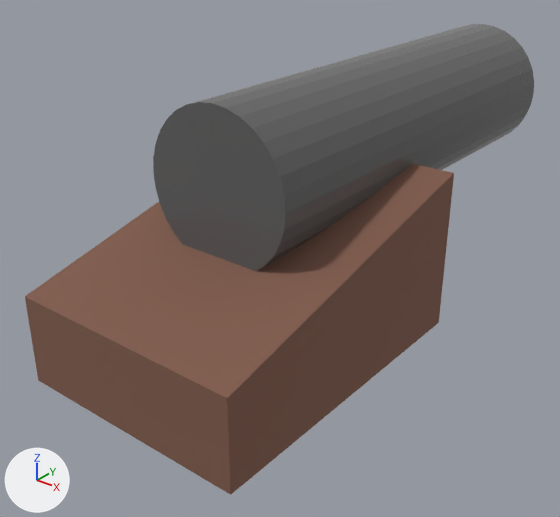
What one commit did to the Blender file blender/cannon.blend.
Both versions are drawn from a camera (50 mm lens) standing at (1.67, -2.06, 1.61) and looking at (-0.13, 0.18, 0.22). Lighting does not change. The marker at lower left points along +X, +Y and +Z. The picture after the commit comes second.

The scene before the commit, as lines of its bpy script (objects in view):
```python
me_cube_001 = bpy.data.meshes.new('Cube.001')
me_cube_001.from_pydata(...)  # 8 vertices, 6 faces; spans x -0.463..0.463, y -0.789..0.473, z 0.001..0.642
me_cube_001.materials.append(mat_material_001)  # brown #815c4d
me_cylinder = bpy.data.meshes.new('Cylinder')
me_cylinder.from_pydata(...)  # a 32-sided cylinder along y spanning x -0.29..0.29, y -0.32..1.61, z 0.4..0.99
me_cylinder.materials.append(mat_material_002)  # dark grey #616161
ob_cube = bpy.data.objects.new('Cube', me_cube_001)
ob_cube.location = (0.0, 0.0, 0.0)
ob_cylinder = bpy.data.objects.new('Cylinder', me_cylinder)
ob_cylinder.location = (0.0, 0.0, 0.0)
```
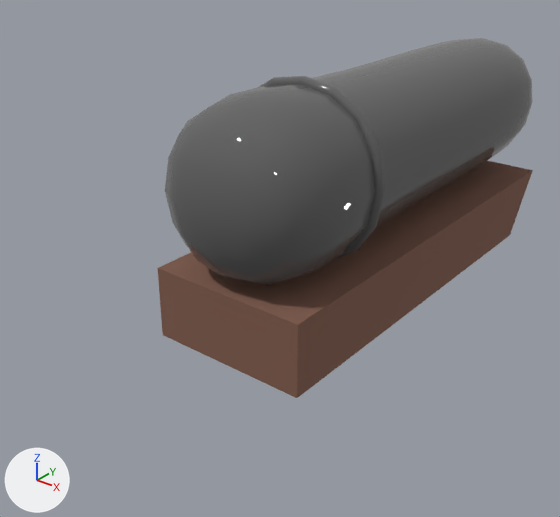
What the commit changed:
me_cylinder is used by ob_cylinder; location (0.0, 0.0, 0.0).
me_cylinder had 64 vertices, 34 faces and spanned x -0.29..0.29, y -0.32..1.61, z 0.4..0.99.
me_cylinder now has 1028 vertices, 1536 faces and spans x -0.36..0.36, y -0.39..1.71, z 0.28..0.99.
me_cylinder part 1: 64 vertices removed from x -0.29..0.29, y -0.32..1.61, z 0.4..0.99; 1028 vertices added at x -0.36..0.36, y -0.39..1.71, z 0.28..0.99.
me_cylinder part 2: the surface is now shaded smooth.
Mesh me_cube_002 is new.
It has 28 vertices, 16 faces and spans x -0.33..0.33, y -0.3..1.65, z 0.01..0.3.
It uses material mat_material_001 (brown #815c4d).
Object 'Cube' (ob_cube) is deleted.
Object 'Stand' (ob_stand) is new; it shows me_cube_002.
Its location is (0.0, 0.0, 0.0).

Changed parts and their boxes (x1, y1, x2, y2) in the pictures (560 x 517 px):
'Cube', deleted (brown): before (25, 164, 454, 495)
'Cylinder', reshaped: before (153, 24, 534, 271); after (165, 38, 532, 286)
'Stand', added (brown): after (158, 161, 533, 398)
part 1 of me_cylinder, reshaped: before (153, 24, 534, 271); after (165, 38, 532, 286)
